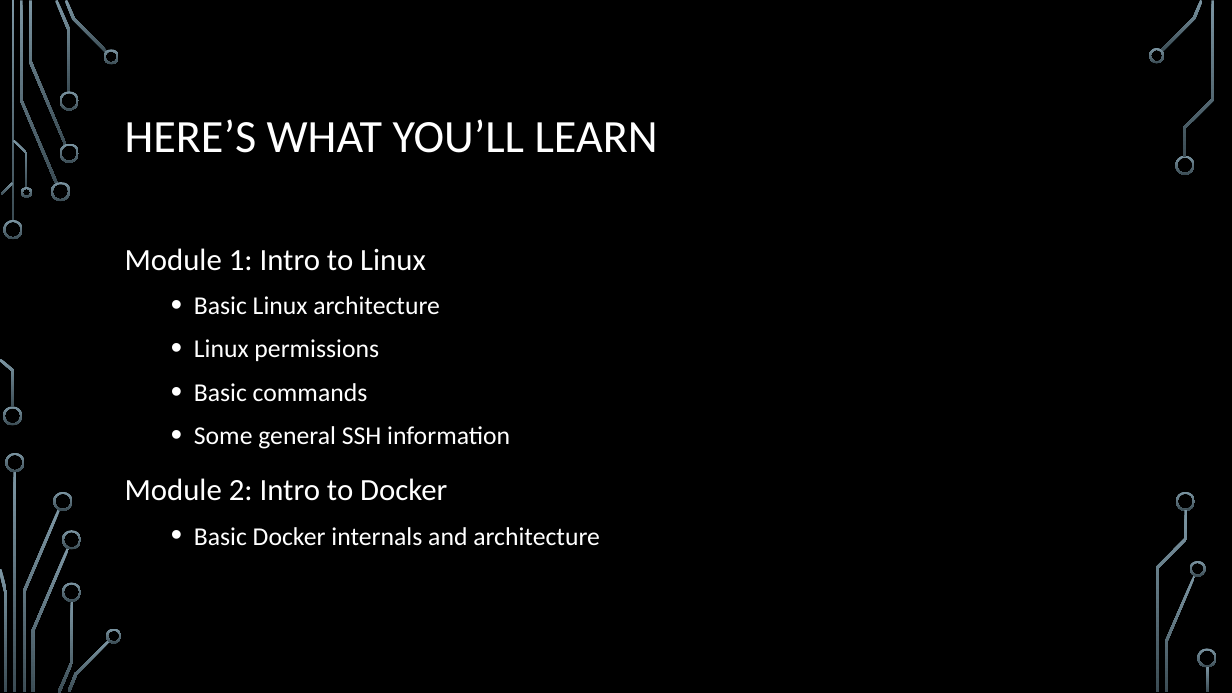
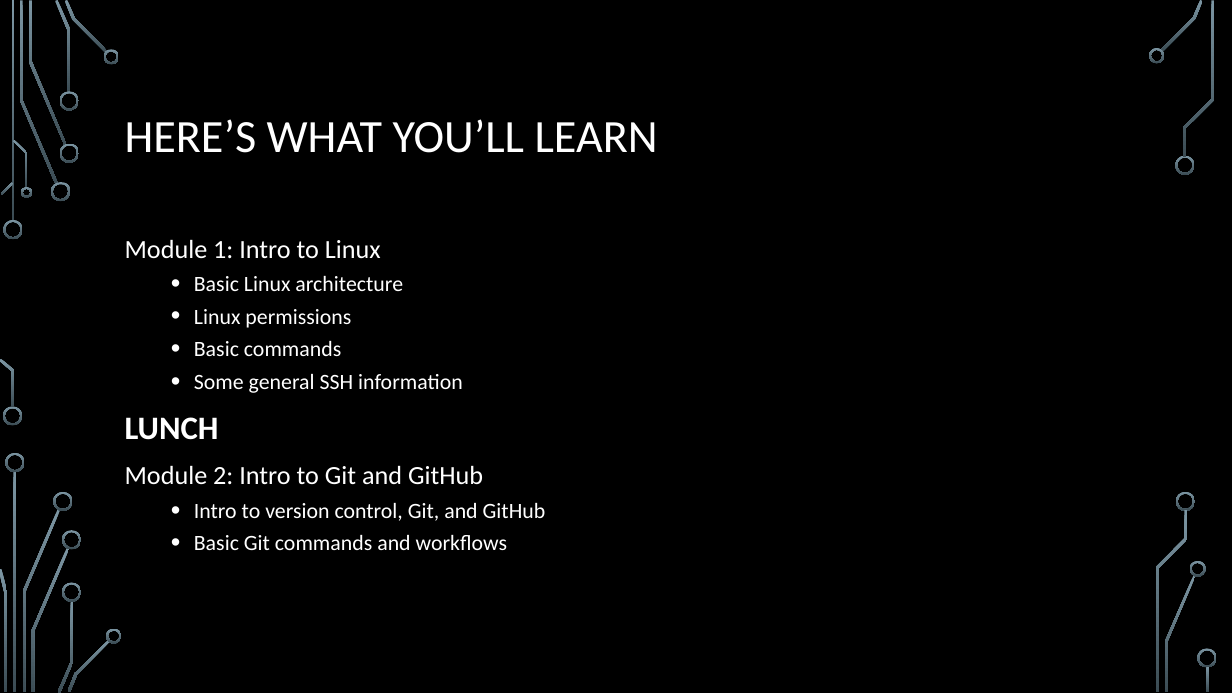
Before and after one commit to jamesche75/Linux-Boot-Camp, a slide deck: slide 2 of Modules/Module 0 - Course Intro/Module 0 - Intro.pptx. Drawn at 1232x693 pixels with LibreOffice and Linux fonts; fonts in the diff are those of the drawing; background and template pictures are left out. Boxes give left, top, right and bottom in pixels: in the first picture for what was removed or moved away, otherwise in the second. Text is boxed around its words. In the diff, an @@ line names an element or a change of style, - is before the commit and + after.

```diff
--- a/Modules/Module 0 - Course Intro/Module 0 - Intro.pptx
+++ b/Modules/Module 0 - Course Intro/Module 0 - Intro.pptx
@@ text at (125, 239, 463, 393): size 24 to 20.4 pt in "Module 1: Intro to Linux"; size 20 to 17 pt in "Basic Linux architecture", "Linux permissions", "Basic commands", "Some general SSH information"; line spacing 1.2 to 1 @@
@@ text at (125, 417, 546, 550): text changed; size 20 to 17 pt @@
-Module 2: Intro to Docker
-  • Basic Docker internals and architecture
+LUNCH
+Module 2: Intro to Git and GitHub
+  • Intro to version control, Git, and GitHub
+  • Basic Git commands and workflows
```
Also in this commit, not shown: 1 other slide changed.
